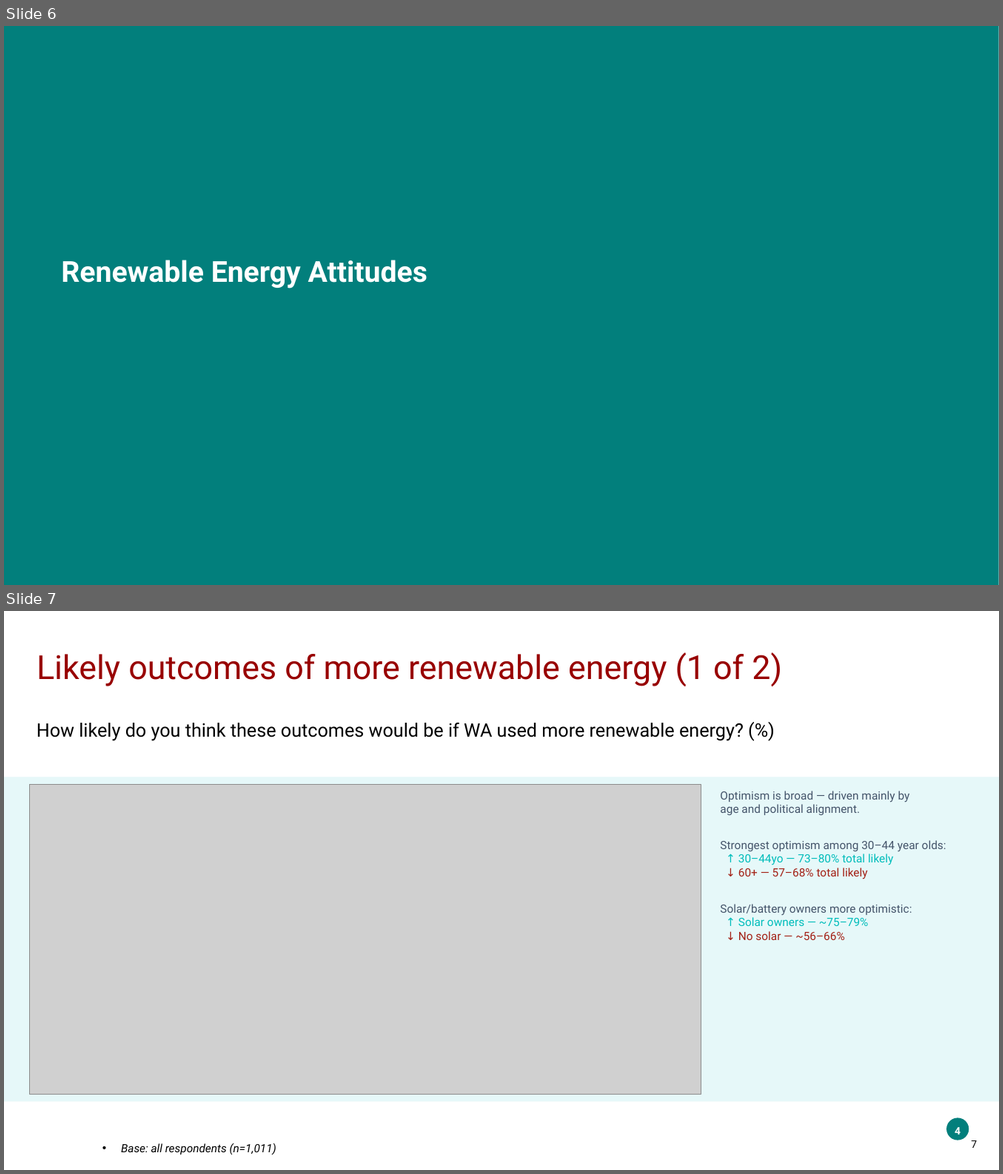
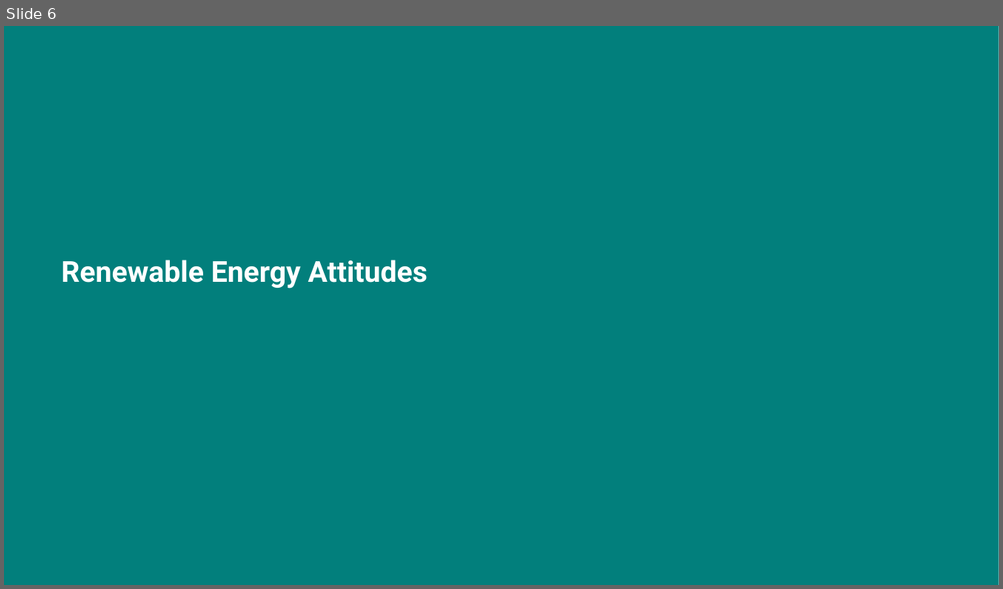
Before and after one commit to ThomasB4242/Test-1, a slide deck: sample_data/wa_energy_output.pptx. Shown one above the other, each under a label of ours: slides 6 and 7 before the commit, slide 6 after it. The pictures are 1003x1174 and 1003x589 pixels, drawn with LibreOffice and Linux fonts; fonts in the diff are those of the drawing; grey boxes stand for pictures; background and template pictures are left out. Boxes give left, top, right and bottom in pixels: in the first picture for what was removed or moved away, otherwise in the second. Text is boxed around its words. In the diff, an @@ line names an element or a change of style, - is before the commit and + after.

```diff
--- a/sample_data/wa_energy_output.pptx
+++ b/sample_data/wa_energy_output.pptx
@@ slide 7 removed at [4,611,999,1170], background #FFFFFF @@
@@ title removed at [37,652,782,686] @@
-Likely outcomes of more renewable energy (1 of 2)
@@ text removed at [37,723,743,741] @@
-How likely do you think these outcomes would be if WA used more renewable energy? (%)
@@ rounded rectangle removed at [4,777,999,1102] @@
@@ picture removed at [29,785,701,1094] @@
@@ text removed at [720,791,946,940] @@
-Optimism is broad — driven mainly by
-age and political alignment.
-Strongest optimism among 30–44 year olds:
-↑ 30–44yo — 73–80% total likely
-↓ 60+ — 57–68% total likely
-Solar/battery owners more optimistic:
-↑ Solar owners — ~75–79%
-↓ No solar — ~56–66%
@@ ellipse removed at [946,1119,969,1141] @@
@@ text removed at [954,1128,960,1135] @@
-4
@@ page number removed at [970,1141,976,1148] @@
-7
@@ text removed at [121,1144,276,1156] @@
-• Base: all respondents (n=1,011)
```
Also in this commit, not shown: 4 slides changed, 5 other files.
